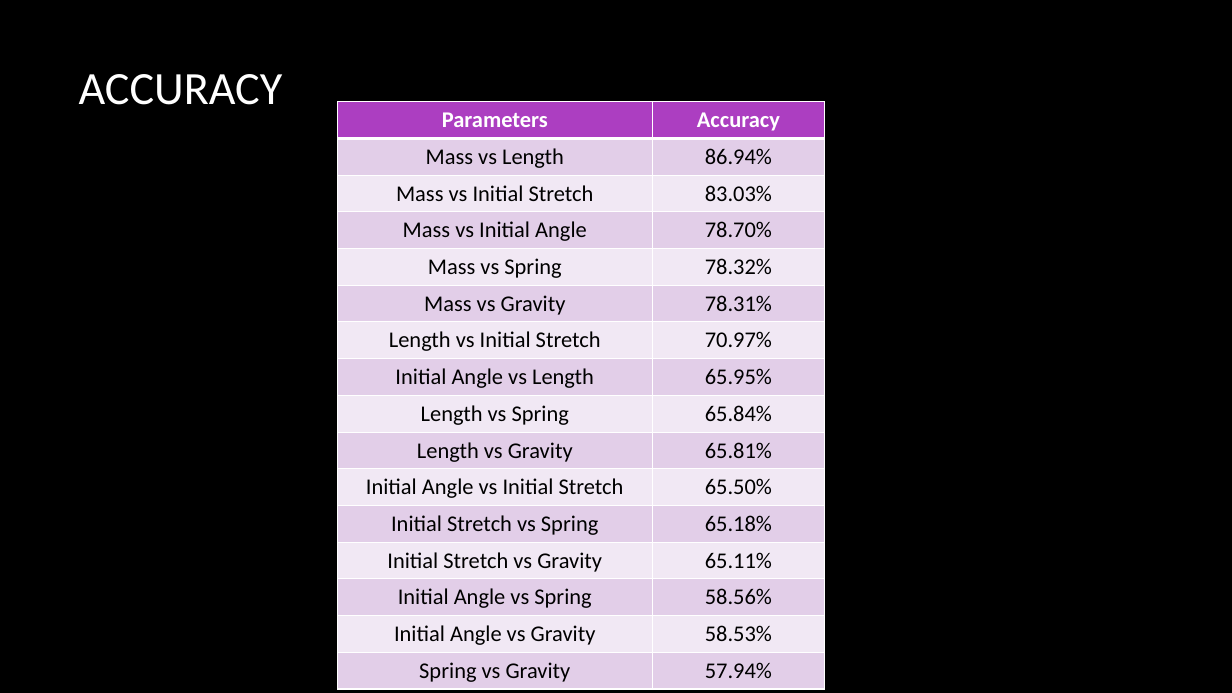
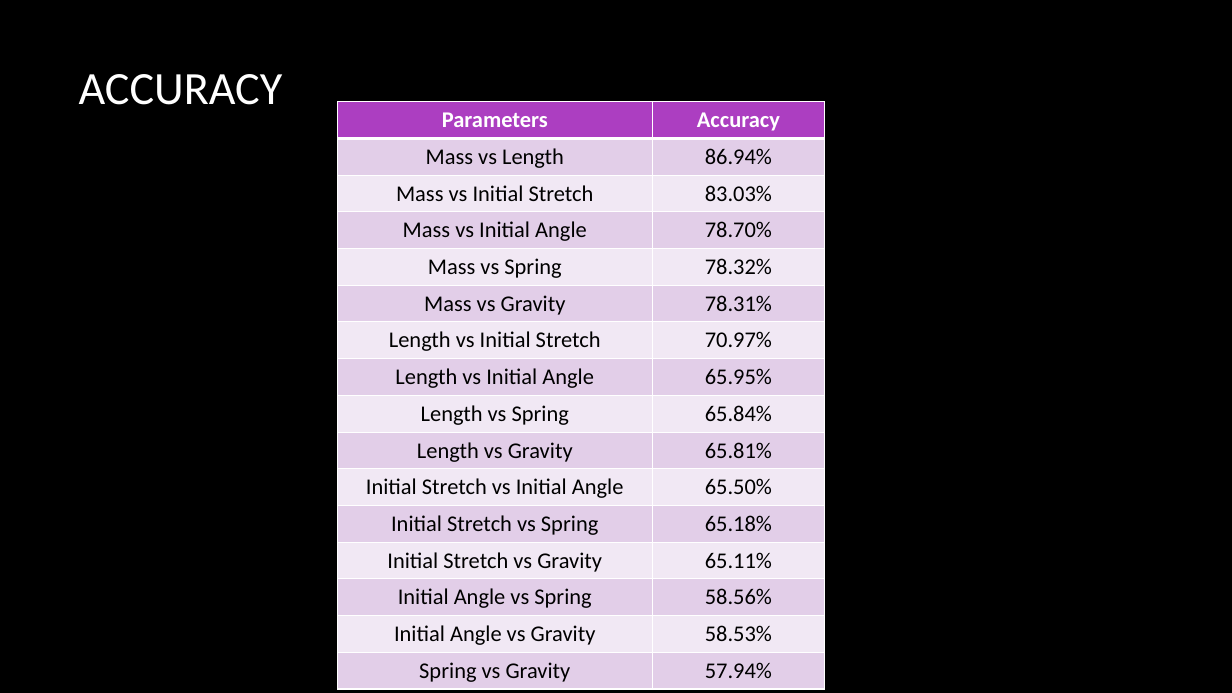
Before and after one commit to Smiley248/nasaspring, a slide deck: slide 17 of Presentations/NASA/NASA presentation.pptx (slide 15 before the commit). Drawn at 1232x693 pixels with LibreOffice and Linux fonts; fonts in the diff are those of the drawing; background and template pictures are left out. Boxes give left, top, right and bottom in pixels: in the first picture for what was removed or moved away, otherwise in the second. Text is boxed around its words. In the diff, an @@ line names an element or a change of style, - is before the commit and + after.

```diff
--- a/Presentations/NASA/NASA presentation.pptx
+++ b/Presentations/NASA/NASA presentation.pptx
@@ table at bbox=[337, 102, 825, 686] @@
-row 8, column 1: Initial Angle vs Length
+row 8, column 1: Length vs Initial Angle
-row 11, column 1: Initial Angle vs Initial Stretch
+row 11, column 1: Initial Stretch vs Initial Angle
```
Also in this commit, not shown: 4 other slides changed, 2 slides added.
